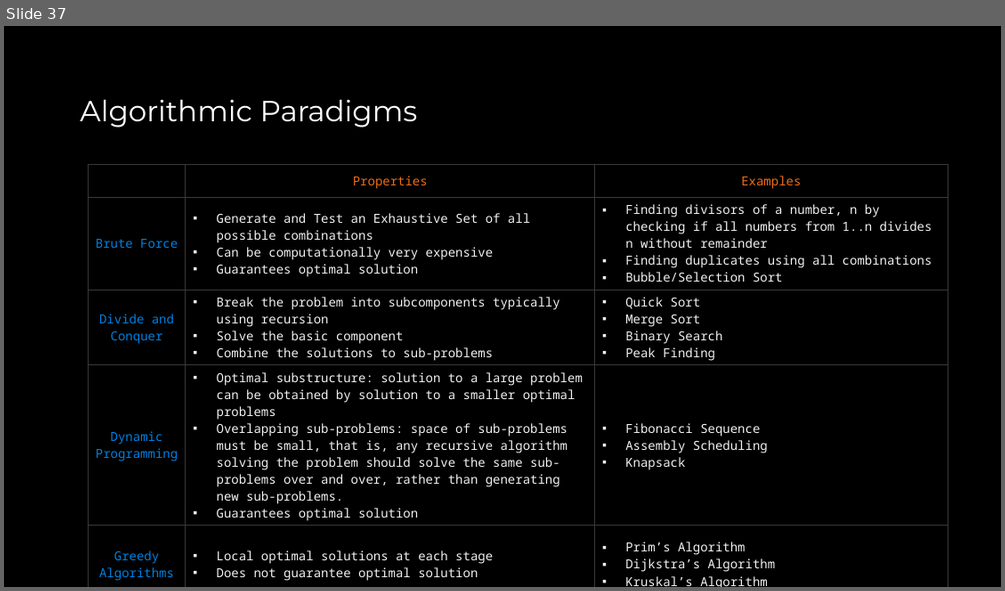
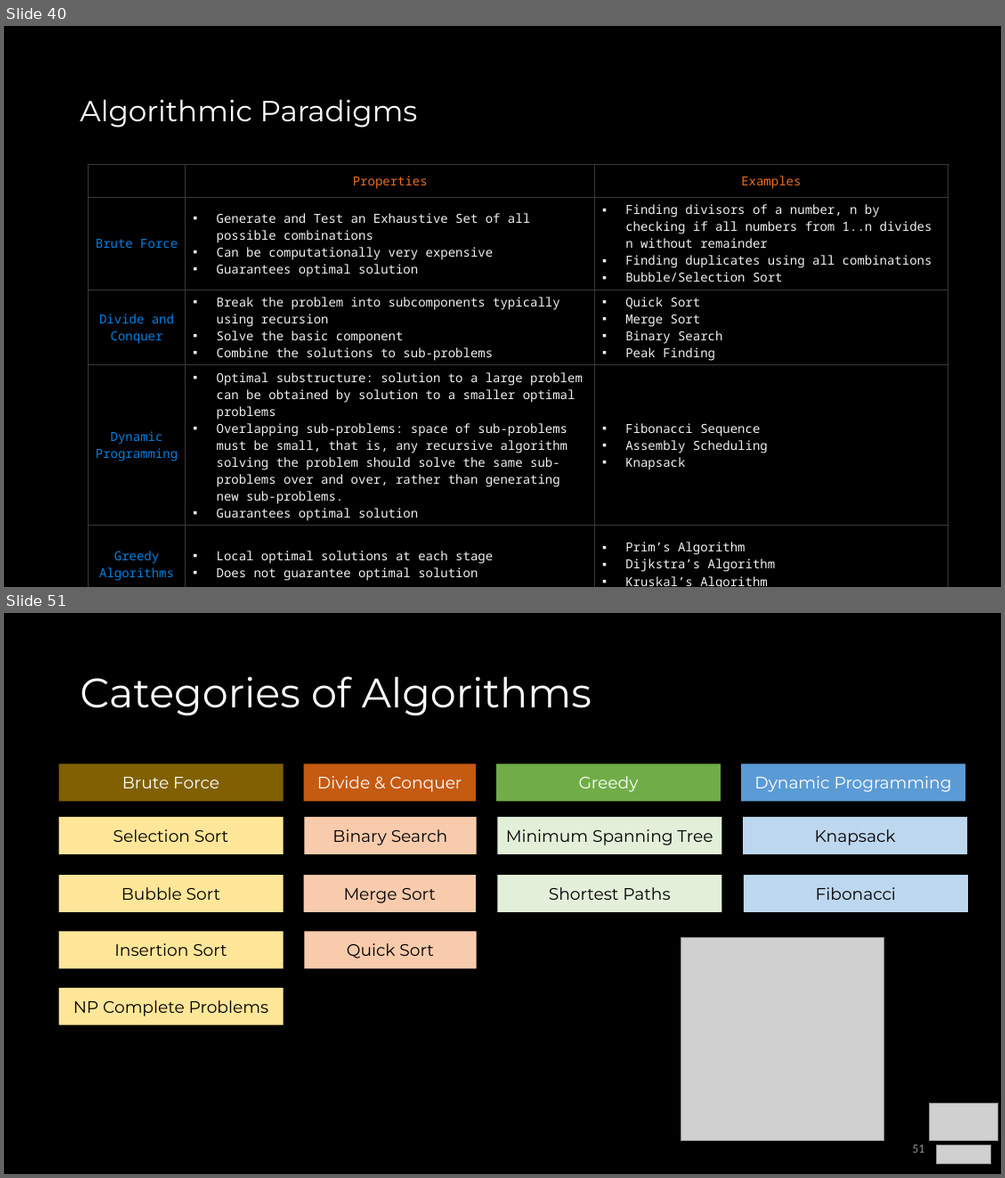
Before and after one commit to COP3530/Instructional-Content, a slide deck: Slides/Slides-PPT/Exam 2 - Review A.pptx. Shown one above the other, each under a label of ours: slide 37 before the commit, slides 40 and 51 after it; the slides between them are not shown. The pictures are 1005x591 and 1005x1178 pixels, drawn with LibreOffice and Linux fonts; fonts in the diff are those of the drawing; grey boxes stand for pictures. Boxes give left, top, right and bottom in pixels: in the first picture for what was removed or moved away, otherwise in the second. Text is boxed around its words. In the diff, an @@ line names an element or a change of style, - is before the commit and + after.

```diff
--- a/Slides/Slides-PPT/Exam 2 - Review A.pptx
+++ b/Slides/Slides-PPT/Exam 2 - Review A.pptx
@@ slide 51 added at (4, 613, 1001, 1174), background #000000 @@
@@ title added at (80, 676, 591, 716), 39.6 pt, text #FFFFFF @@
+Categories of Algorithms
@@ rectangle added at (58, 764, 283, 802), fill #806000, 16 pt, text #FFFFFF @@
+Brute Force
@@ rectangle added at (304, 764, 476, 802), fill #C55A11, 16 pt, text #FFFFFF @@
+Divide & Conquer
@@ rectangle added at (496, 764, 720, 802), fill #70AD47, 16 pt, text #FFFFFF @@
+Greedy
@@ rectangle added at (741, 764, 966, 802), fill #5B9BD5, 16 pt, text #FFFFFF @@
+Dynamic Programming
@@ rectangle added at (58, 817, 283, 854), fill #FFE699, 16 pt, text #000000 @@
+Selection Sort
@@ rectangle added at (305, 817, 477, 854), fill #F8CBAD, 16 pt, text #000000 @@
+Binary Search
@@ rectangle added at (498, 817, 722, 854), fill #E2F0D9, 16 pt, text #000000 @@
+Minimum Spanning Tree
@@ rectangle added at (743, 817, 967, 854), fill #BDD7EE, 16 pt, text #000000 @@
+Knapsack
@@ rectangle added at (58, 875, 283, 912), fill #FFE699, 16 pt, text #000000 @@
+Bubble Sort
@@ rectangle added at (304, 875, 476, 912), fill #F8CBAD, 16 pt, text #000000 @@
+Merge Sort
@@ rectangle added at (498, 875, 722, 912), fill #E2F0D9, 16 pt, text #000000 @@
+Shortest Paths
@@ rectangle added at (744, 875, 968, 912), fill #BDD7EE, 16 pt, text #000000 @@
+Fibonacci
@@ rectangle added at (58, 932, 283, 969), fill #FFE699, 16 pt, text #000000 @@
+Insertion Sort
@@ rectangle added at (305, 932, 477, 969), fill #F8CBAD, 16 pt, text #000000 @@
+Quick Sort
@@ picture added at (680, 938, 884, 1141) @@
@@ rectangle added at (58, 988, 283, 1025), fill #FFE699, 16 pt, text #000000 @@
+NP Complete Problems
@@ picture added at (930, 1103, 998, 1141) @@
@@ page number added at (912, 1144, 924, 1152), 12 pt, text #8C8C8C @@
+51
@@ picture added at (937, 1144, 991, 1164) @@
@@ what was slide 37 is now slide 40 @@
```
Also in this commit, not shown: 31 slides changed, 7 other slides added, 1 slide removed, 8 other files.
